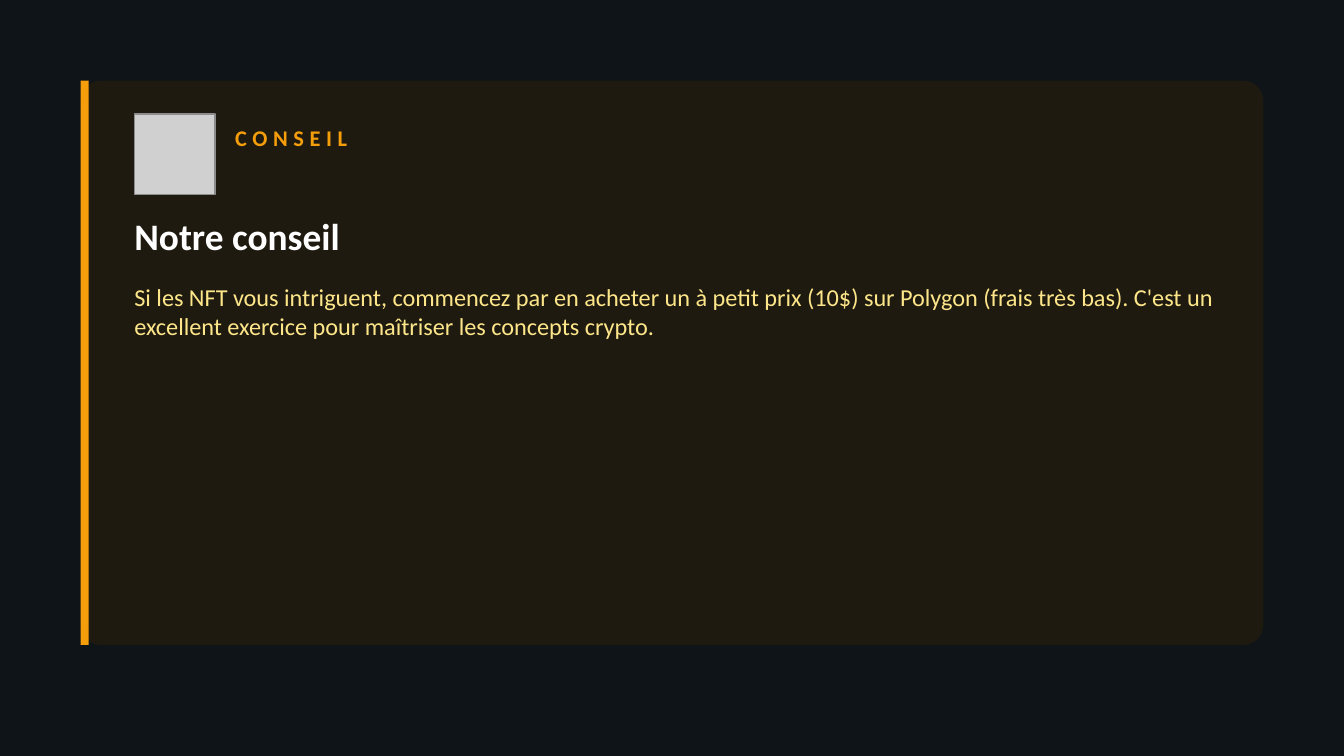
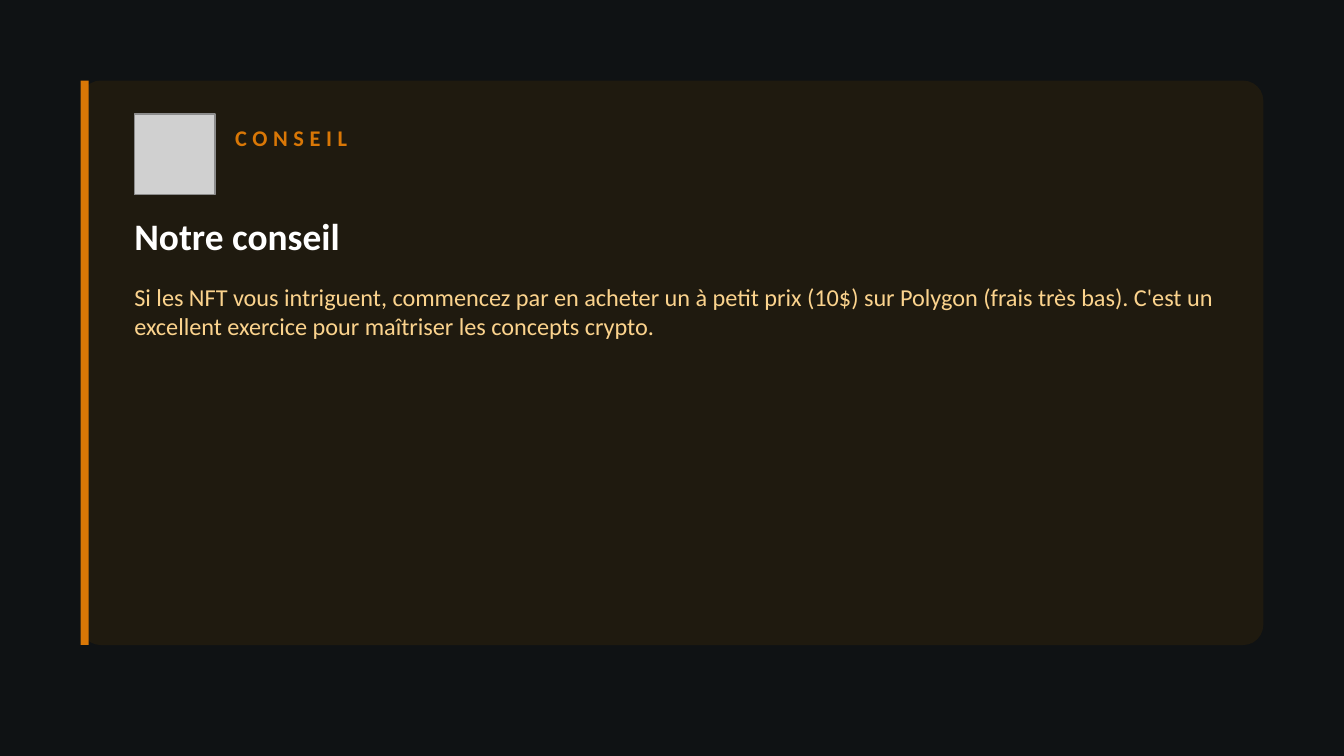
Before and after one commit to ooble27/acheter-tether-avec-terex, a slide deck: slide 24 of public/course-materials/pptx/Module-11-Aller-plus-loin-sessions-en-direct.pptx. Drawn at 1344x756 pixels with LibreOffice and Linux fonts; fonts in the diff are those of the drawing; grey boxes stand for pictures. Boxes give left, top, right and bottom in pixels: in the first picture for what was removed or moved away, otherwise in the second. Text is boxed around its words. In the diff, an @@ line names an element or a change of style, - is before the commit and + after.

```diff
--- a/public/course-materials/pptx/Module-11-Aller-plus-loin-sessions-en-direct.pptx
+++ b/public/course-materials/pptx/Module-11-Aller-plus-loin-sessions-en-direct.pptx
@@ background #0F1419 to #0F1214 @@
@@ rectangle at (81, 81, 89, 645): fill #F59E0B to #D97706 @@
@@ text "CONSEIL" at (235, 131, 347, 146): text colour #F59E0B to #D97706 @@
@@ text "Si les NFT vous intriguent, ..." at (134, 288, 1212, 339): text colour #FDE68A to #FBD38D @@
```
Also in this commit, not shown: 31 other slides changed, 25 other files.
